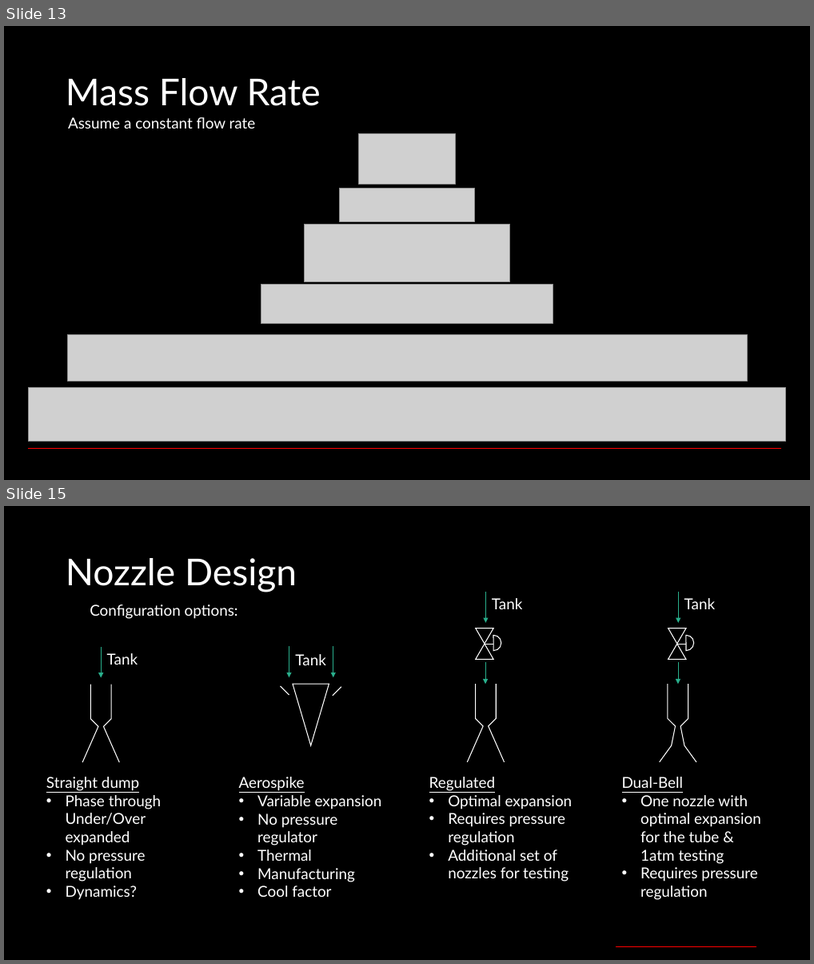
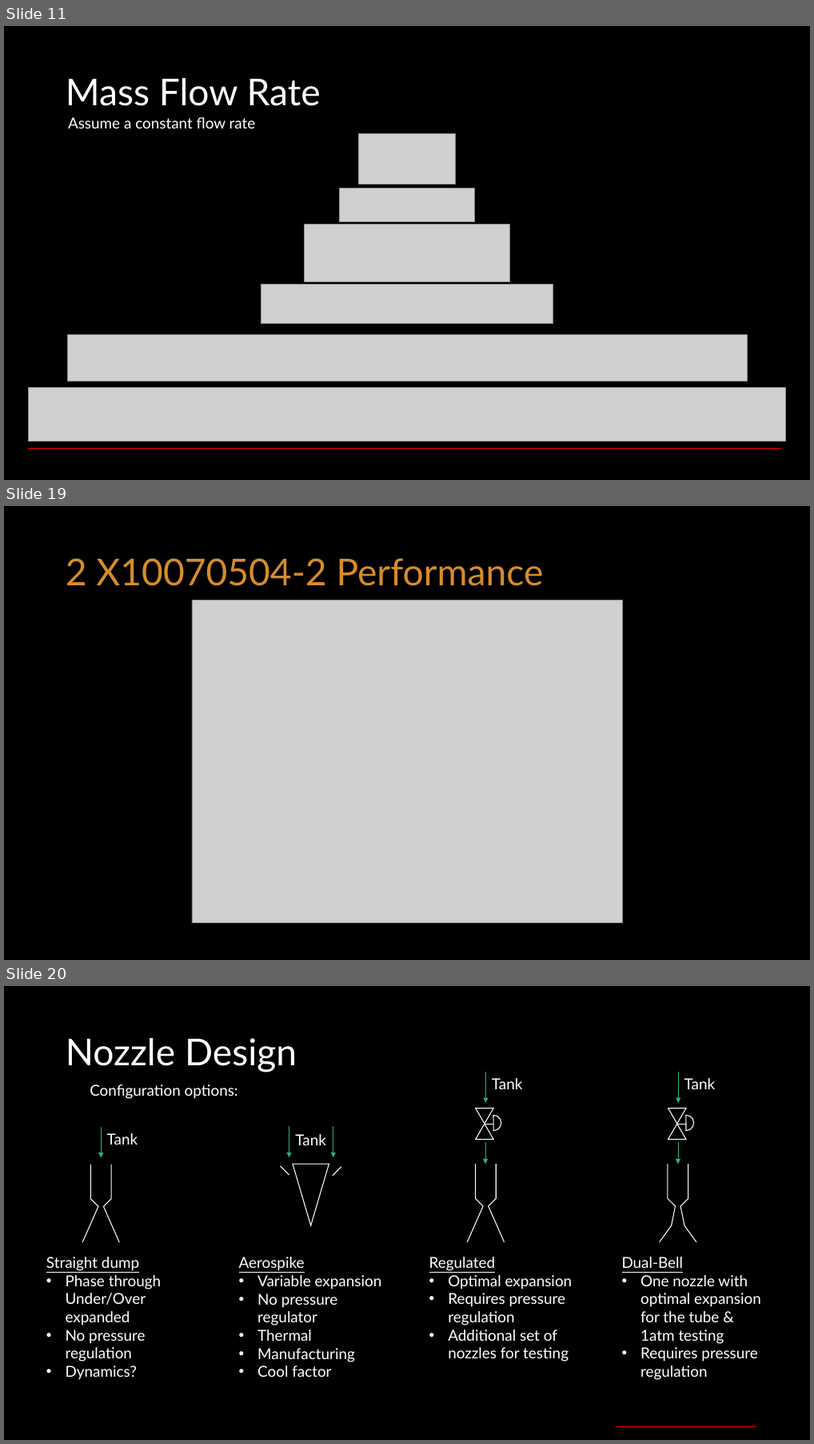
Before and after one commit to Kent1701/Cal_Poly_SLO_Hyperloop_Propulsion_2019_2020, a slide deck: Presentations/CDR_Prop.pptx. Shown one above the other, each under a label of ours: slides 13 and 15 before the commit, slides 11, 19 and 20 after it; the slides between them are not shown. The pictures are 814x964 and 814x1444 pixels, drawn with LibreOffice and Linux fonts; fonts in the diff are those of the drawing; grey boxes stand for pictures. Boxes give left, top, right and bottom in pixels: in the first picture for what was removed or moved away, otherwise in the second. Text is boxed around its words. In the diff, an @@ line names an element or a change of style, - is before the commit and + after.

```diff
--- a/Presentations/CDR_Prop.pptx
+++ b/Presentations/CDR_Prop.pptx
@@ slide 19 added at <box>4,506,810,960</box>, background #000000 @@
@@ title added at <box>66,558,544,586</box>, 44 pt, text #D58C2E @@
+2 X10070504-2 Performance
@@ picture added at <box>192,600,623,923</box> @@
@@ what was slide 13 is now slide 11 @@
@@ what was slide 15 is now slide 20 @@
```
Also in this commit, not shown: 3 slides changed, 6 other slides added, 2 slides removed, 18 other files.
